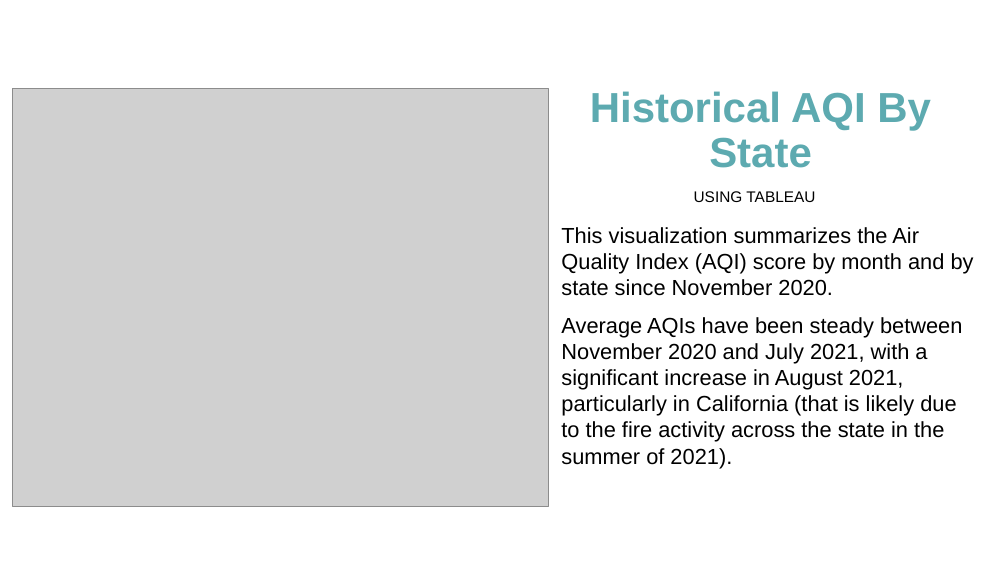
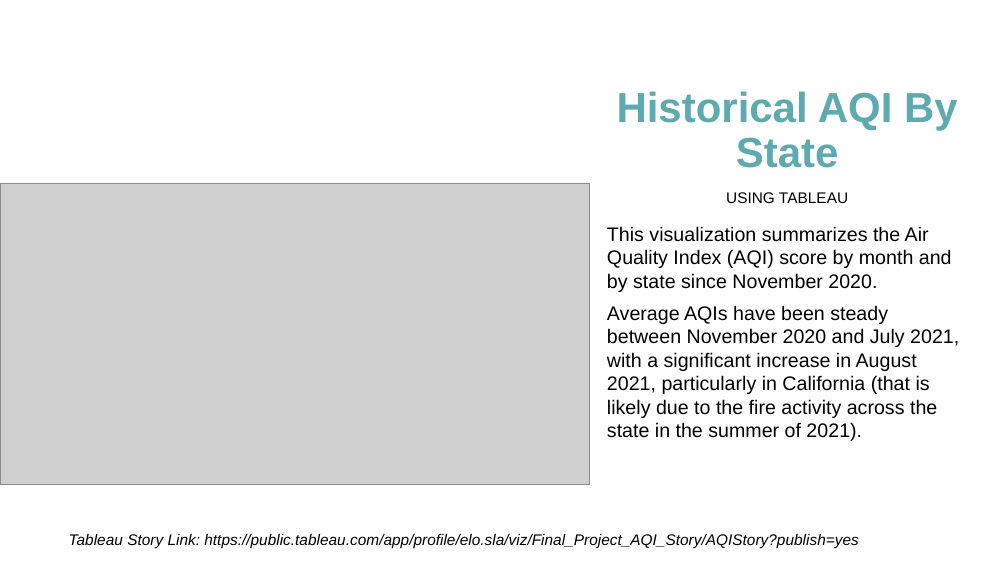
Before and after one commit to mereilly/AQI_Module_20_Final_Project, a slide deck: slide 10 of OpenWeather_AQI_Presentation_Final.pptx (slide 9 before the commit). Drawn at 1008x567 pixels with LibreOffice and Linux fonts; fonts in the diff are those of the drawing; grey boxes stand for pictures. Boxes give left, top, right and bottom in pixels: in the first picture for what was removed or moved away, otherwise in the second. Text is boxed around its words. In the diff, an @@ line names an element or a change of style, - is before the commit and + after.

```diff
--- a/OpenWeather_AQI_Presentation_Final.pptx
+++ b/OpenWeather_AQI_Presentation_Final.pptx
@@ title "Historical AQI By State": place and size @@
-title "Historical AQI By State" at (590, 91, 931, 168)
+title "Historical AQI By State" at (617, 91, 958, 168)
@@ picture: place and size @@
-picture at (12, 89, 547, 507)
+picture at (1, 183, 590, 484)
@@ text "USING TABLEAU": place and size @@
-text "USING TABLEAU" at (694, 191, 815, 202)
+text "USING TABLEAU" at (726, 192, 848, 203)
@@ text "This visualization summarizes the Air ...": place and size @@
-text "This visualization summarizes the Air ..." at (561, 227, 974, 468)
+text "This visualization summarizes the Air ..." at (607, 226, 959, 441)
@@ text "This visualization summarizes the Air ..." at (607, 226, 959, 441): size 15.6 to 14 pt; more space between paragraphs; less space between paragraphs @@
@@ text added at (69, 534, 859, 549), 11 pt, text #000000, italic @@
+Tableau Story Link: https://public.tableau.com/app/profile/elo.sla/viz/Final_Project_AQI_Story/AQIStory?publish=yes
```
Also in this commit, not shown: 3 slides added, 1 slide removed, 1 other file.
